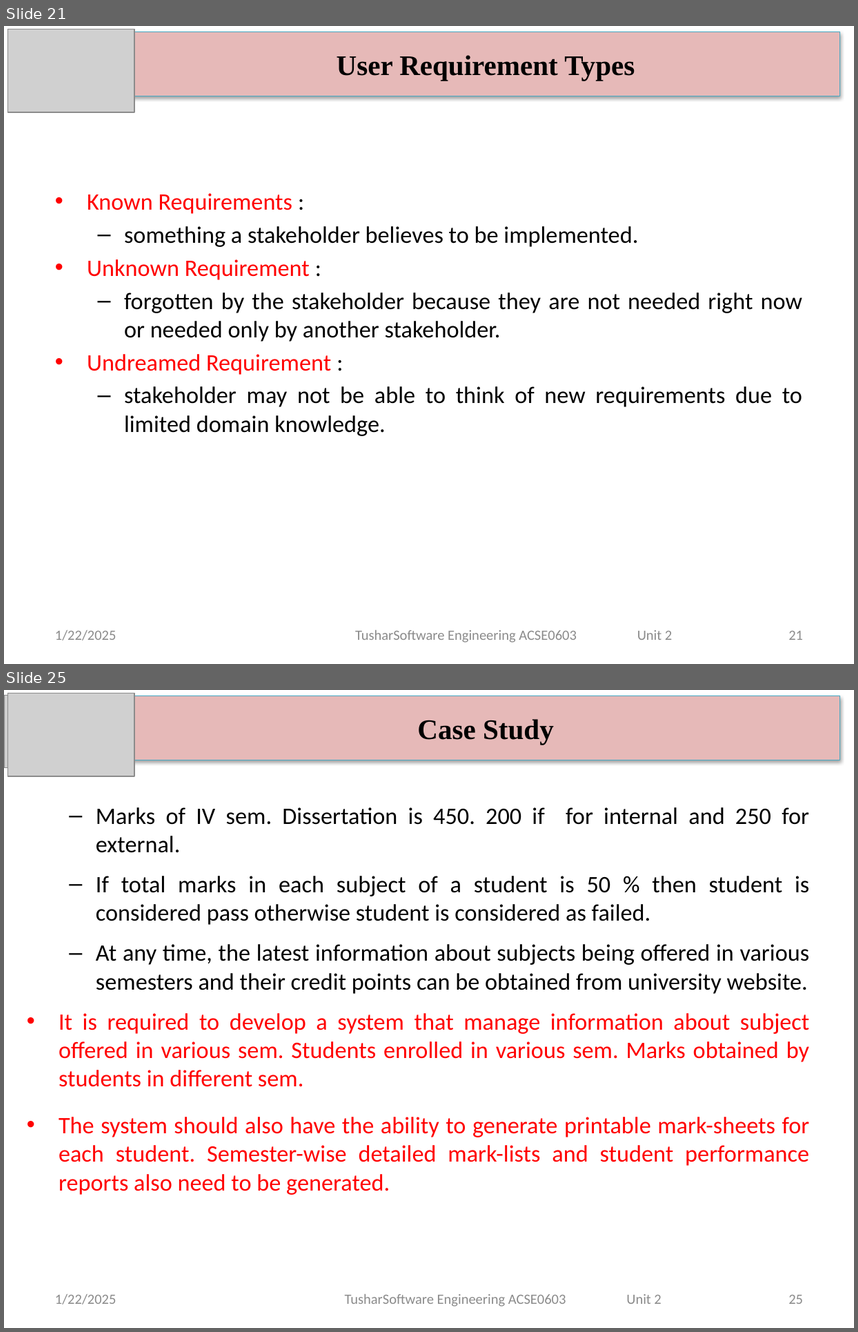
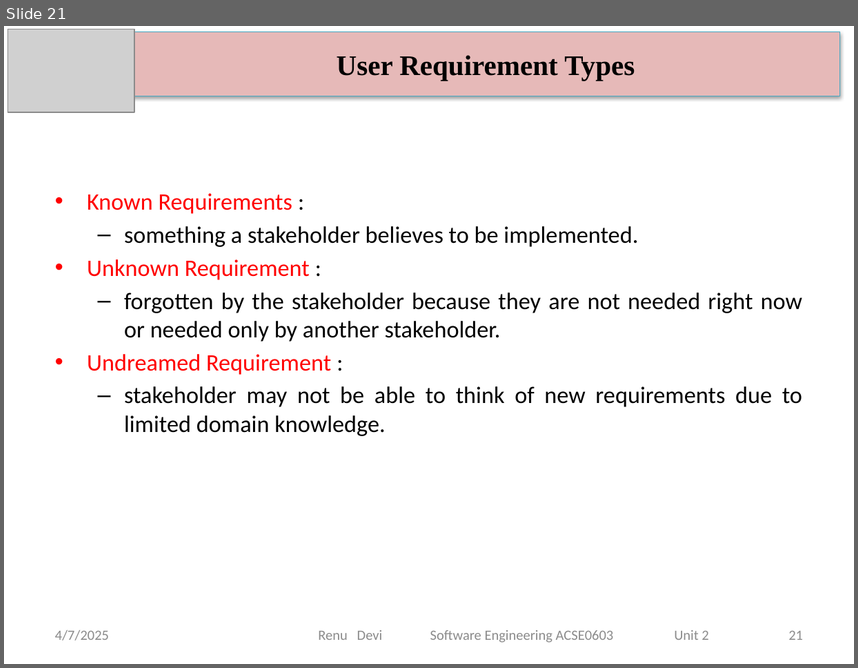
Before and after one commit to DevGoyalG/NIET-Study-Material, a slide deck: CSE (Artificial Intelligence and Machine Learning)/Third Year/Sixth Semester/PPTs/Software Engineering/SE - Unit 2.pptx. Shown one above the other, each under a label of ours: slides 21 and 25 before the commit, slide 21 after it; the slides between them are not shown. The pictures are 858x1332 and 858x668 pixels, drawn with LibreOffice and Linux fonts; fonts in the diff are those of the drawing; grey boxes stand for pictures. Boxes give left, top, right and bottom in pixels: in the first picture for what was removed or moved away, otherwise in the second. Text is boxed around its words. In the diff, an @@ line names an element or a change of style, - is before the commit and + after.

```diff
--- a/CSE (Artificial Intelligence and Machine Learning)/Third Year/Sixth Semester/PPTs/Software Engineering/SE - Unit 2.pptx
+++ b/CSE (Artificial Intelligence and Machine Learning)/Third Year/Sixth Semester/PPTs/Software Engineering/SE - Unit 2.pptx
@@ slide 25 removed at bbox=[4, 690, 854, 1328], background #FFFFFF @@
@@ picture removed at bbox=[4, 695, 128, 767] @@
@@ picture removed at bbox=[8, 693, 135, 777] @@
@@ rectangle removed at bbox=[132, 696, 840, 760] @@
-Case Study
@@ text removed at bbox=[59, 807, 810, 1194] @@
-  – Marks of IV sem. Dissertation is 450. 200 if for internal and 250 for external.
-  – If total marks in each subject of a student is 50 % then student is considered pass otherwise student is considered as failed.
-  – At any time, the latest information about subjects being offered in various semesters and their credit points can be obtained from university website.
-• It is required to develop a system that manage information about subject offered in various sem. Students enrolled in various sem. Marks obtained by students in different sem.
-• The system should also have the ability to generate printable mark-sheets for each student. Semester-wise detailed mark-lists and student performance reports also need to be generated.
@@ text removed at bbox=[55, 1294, 116, 1304] @@
-1/22/2025
@@ text removed at bbox=[345, 1294, 661, 1306] @@
-TusharSoftware Engineering ACSE0603 Unit 2
@@ page number removed at bbox=[789, 1294, 803, 1303] @@
-25
@@ slide 21 changed as well @@
@@ text at bbox=[55, 630, 109, 640]: text changed @@
-1/22/2025
+4/7/2025
@@ text at bbox=[318, 630, 708, 642]: text changed @@
-TusharSoftware Engineering ACSE0603 Unit 2
+Renu Devi Software Engineering ACSE0603 Unit 2
```
Also in this commit, not shown: 128 other slides changed, 3 slides added, 3 other slides removed, 4 other files.
